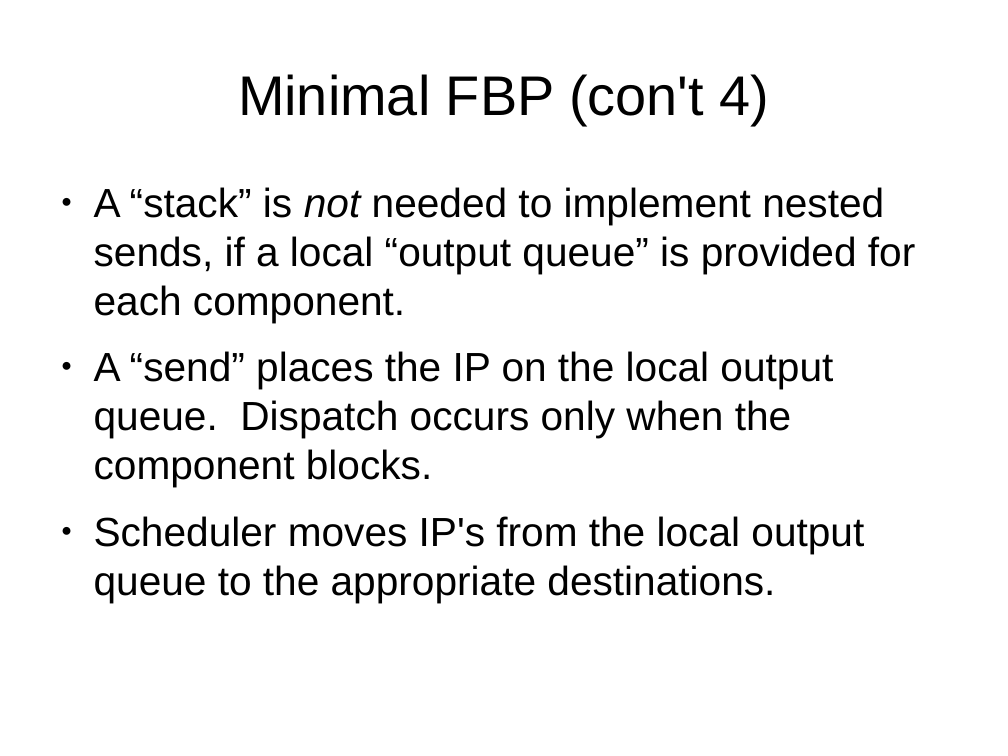
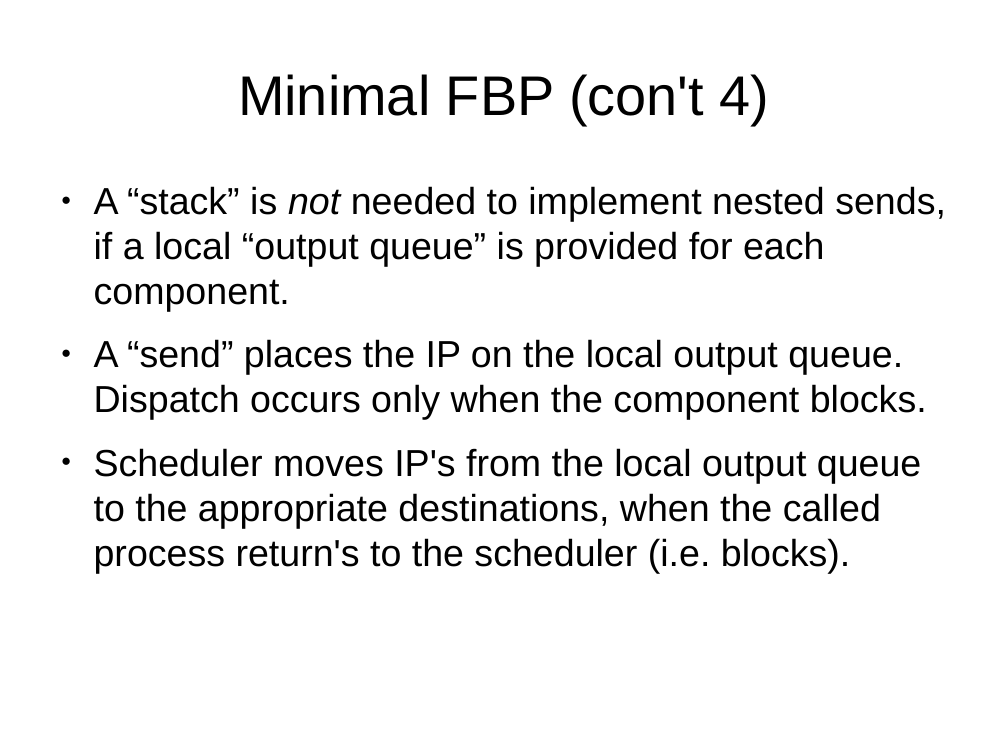
Before and after one commit to guitarvydas/FBP-from-scratch, a slide deck: slide 12 of Building FBP from Scratch.odp. Drawn at 1008x756 pixels with LibreOffice and Linux fonts; fonts in the diff are those of the drawing. Boxes give left, top, right and bottom in pixels: in the first picture for what was removed or moved away, otherwise in the second. Text is boxed around its words. In the diff, an @@ line names an element or a change of style, - is before the commit and + after.

```diff
--- a/Building FBP from Scratch.odp
+++ b/Building FBP from Scratch.odp
@@ text at (94, 186, 946, 420): size 32 to 29.6 pt in "A “stack” is not needed to implement ...", "A “send” places the IP on the ..." @@
@@ text at (94, 448, 921, 573): text changed; size 32 to 29.6 pt @@
-● Scheduler moves IP's from the local output queue to the appropriate destinations.
+● Scheduler moves IP's from the local output queue to the appropriate destinations, when the called process return's to the scheduler (i.e. blocks).
```
Also in this commit, not shown: 3 other slides changed, 1 other file.
